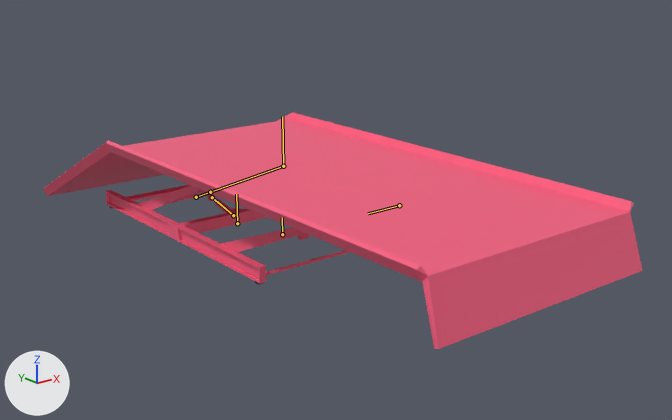
Renders of the Blender file Materials/BikeLifter.blend from each side of a commit.
The view is the same before and after, from a 50 mm lens placed at (-3.44, -3.7, 2.01), pointed at (0.09, 0.72, 0.24). Arrows for +X, +Y and +Z are at lower left; the lights stay in place. Both versions are drawn at frame 60 of the action 'Down'; the numbers are the values there. The bones that bend it are drawn over the model as lines.

The first picture shows 'BikeLift', 'BikeLiftPanel', 'BikeLiftPoleRight', 'BikeLiftPoleleft', 'BikeLiftShockBottom', 'BikeLiftShockTop'.
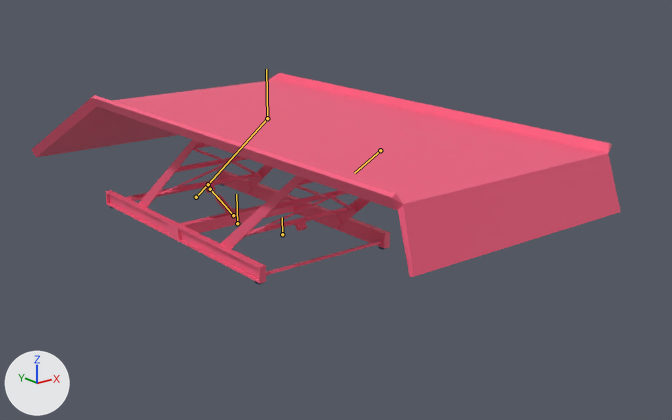
What differs and where, as boxes (x1, y1, x2, y2) in the pictures (672 x 420 px):
'BikeLiftPanel', posed (14% shorter): before (43, 112, 643, 349); after (31, 73, 621, 277)
'BikeLiftPoleleft', posed: before (221, 228, 309, 252); after (220, 176, 370, 249)
'BikeLiftPoleRight', posed: before (139, 185, 217, 210); after (138, 140, 273, 208)
'BikeLiftShockBottom', posed: before (215, 199, 231, 212); after (215, 195, 232, 211)
'BikeLiftShockTop', posed: before (212, 196, 217, 202); after (210, 188, 218, 198)
bone 'Bone', root to tip: before (196, 197) to (210, 192); after (196, 197) to (208, 184)

The edits, one by one:
Bone 'Bone' (bone_bone) turns from (67, 0, 0) to (52, 0, 0) degrees about its own x, y and z.
